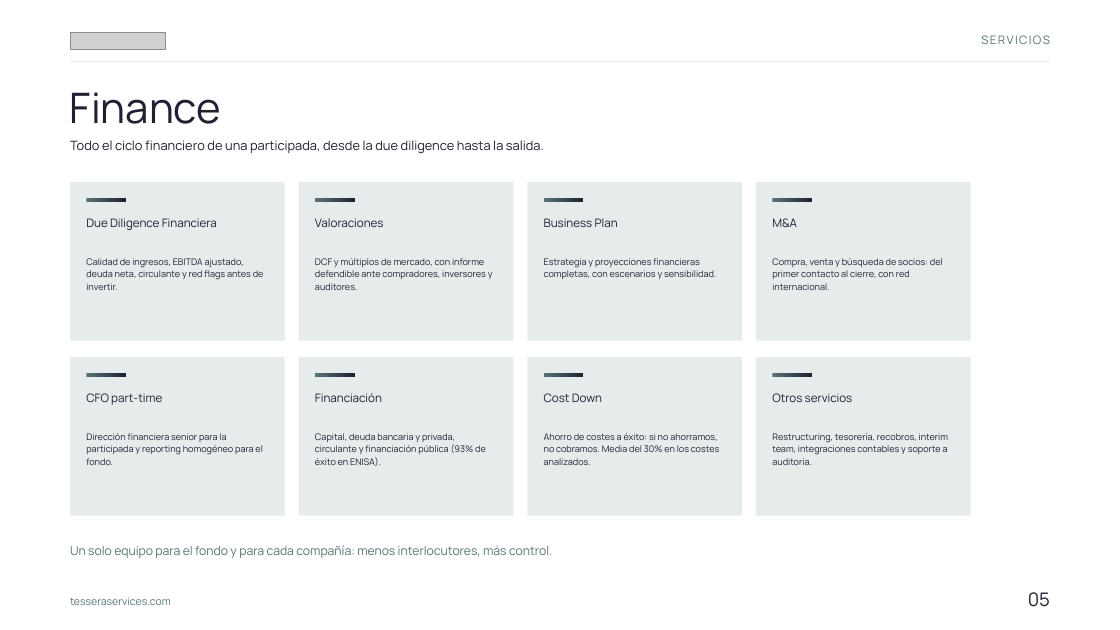
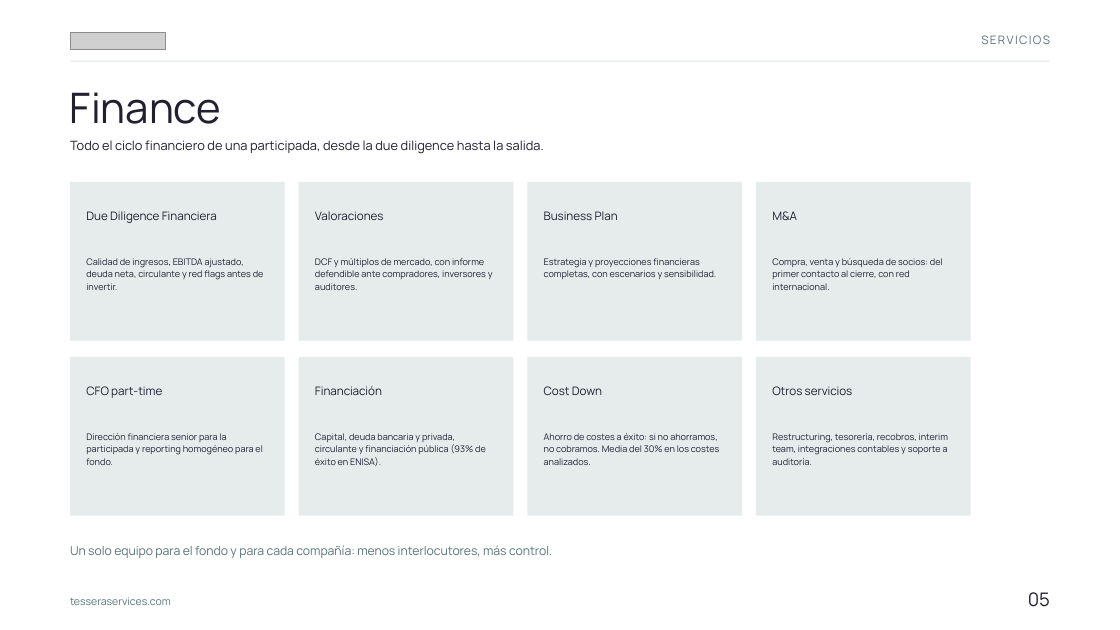
Before and after one commit to Tesserers/TESSAIX, a slide deck: slide 7 of plantilla_hc_finance.pptx. Drawn at 1120x630 pixels with LibreOffice and Linux fonts; fonts in the diff are those of the drawing; grey boxes stand for pictures. Boxes give left, top, right and bottom in pixels: in the first picture for what was removed or moved away, otherwise in the second. Text is boxed around its words. In the diff, an @@ line names an element or a change of style, - is before the commit and + after.

```diff
--- a/plantilla_hc_finance.pptx
+++ b/plantilla_hc_finance.pptx
@@ rectangle removed at <box>87,198,126,202</box> @@
@@ rectangle removed at <box>315,198,355,202</box> @@
@@ rectangle removed at <box>544,198,583,202</box> @@
@@ 8 texts: place and size @@
-8 texts at <box>86,218,853,405</box>
+8 texts at <box>86,211,853,398</box>
@@ rectangle removed at <box>772,198,812,202</box> @@
@@ rectangle removed at <box>87,373,126,376</box> @@
@@ rectangle removed at <box>315,373,355,376</box> @@
@@ rectangle removed at <box>544,373,583,376</box> @@
@@ rectangle removed at <box>772,373,812,376</box> @@
```
Also in this commit, not shown: 10 other slides changed, 7 other files.
